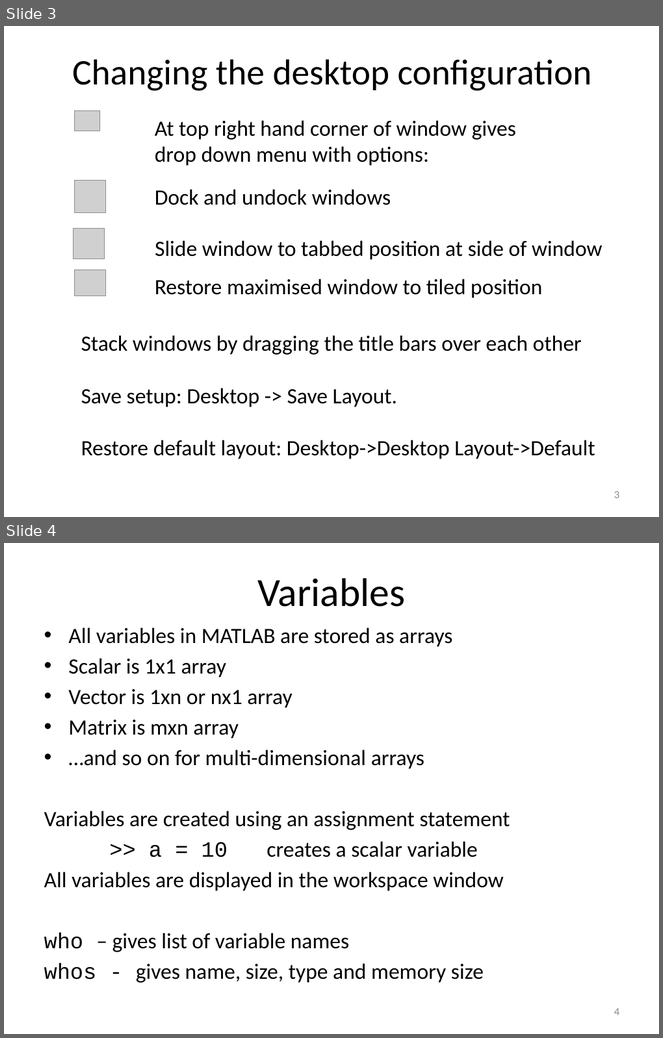
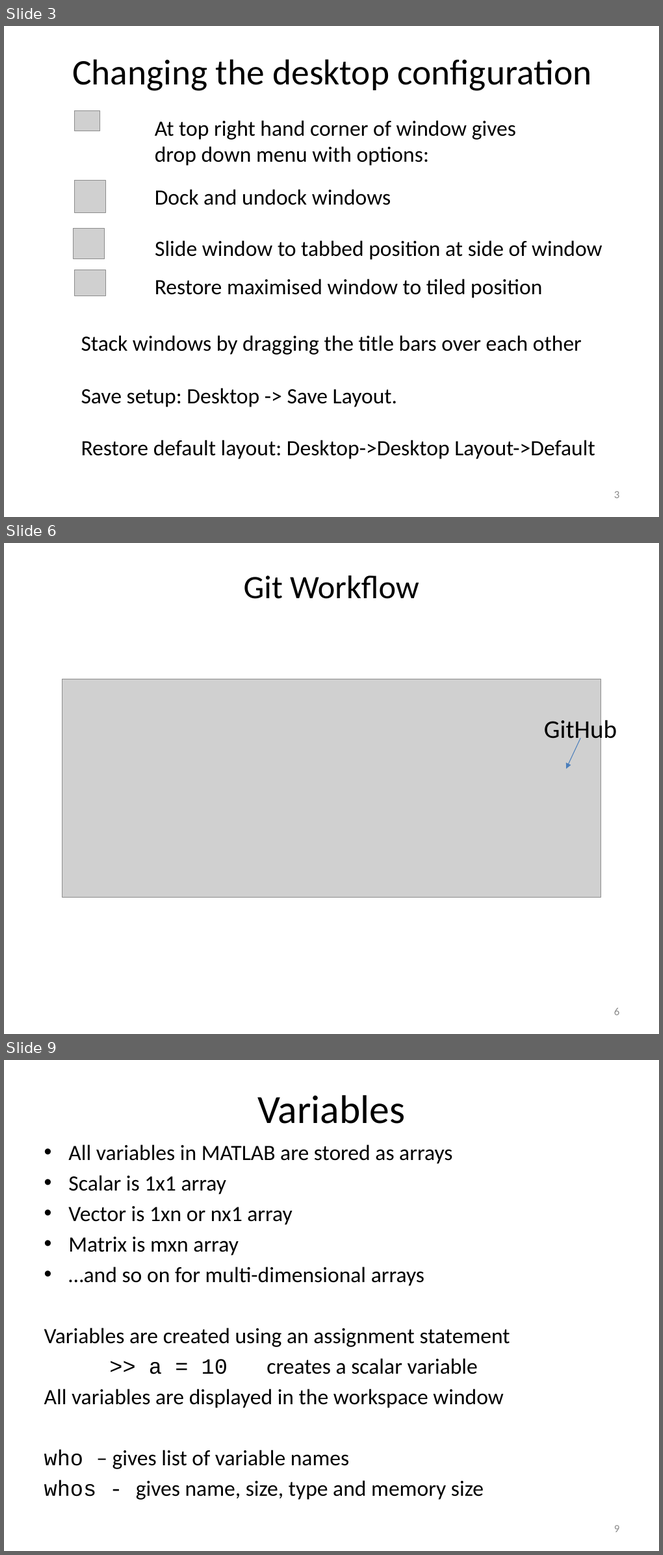
Before and after one commit to louisepb/MatlabBasicCourse, a slide deck: Introduction to MATLAB for Engineers.pptx. Shown one above the other, each under a label of ours: slides 3 and 4 before the commit, slides 3, 6 and 9 after it; the slides between them are not shown. The pictures are 663x1038 and 663x1555 pixels, drawn with LibreOffice and Linux fonts; fonts in the diff are those of the drawing; grey boxes stand for pictures. Boxes give left, top, right and bottom in pixels: in the first picture for what was removed or moved away, otherwise in the second. Text is boxed around its words. In the diff, an @@ line names an element or a change of style, - is before the commit and + after.

```diff
--- a/Introduction to MATLAB for Engineers.pptx
+++ b/Introduction to MATLAB for Engineers.pptx
@@ slide 6 added at (4,543,659,1034), background #FFFFFF @@
@@ text added at (244,575,419,599), 36 pt, text #000000 @@
+Git Workflow
@@ picture added at (62,679,601,897) @@
@@ text added at (544,717,617,745), 28 pt, text #000000 @@
+GitHub
@@ arrow added from (581, 738) to (566, 769), #4B7EBC 0.75 pt @@
@@ page number added at (614,1008,620,1016), 12 pt, text #8C8C8C @@
+6
@@ what was slide 4 is now slide 9 @@
@@ page number at (614,1525,620,1533): text changed @@
-4
+9
```
Also in this commit, not shown: 4 other slides added, 3 other files.
